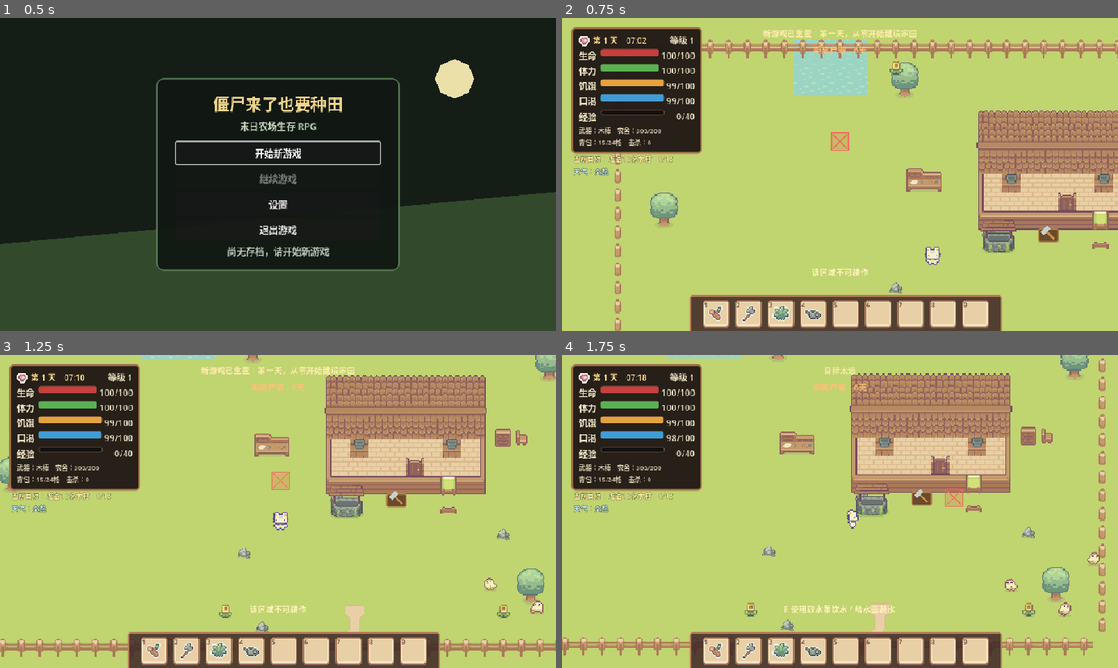
Above: before the commit, frames 1-4 (two rows, left to right).
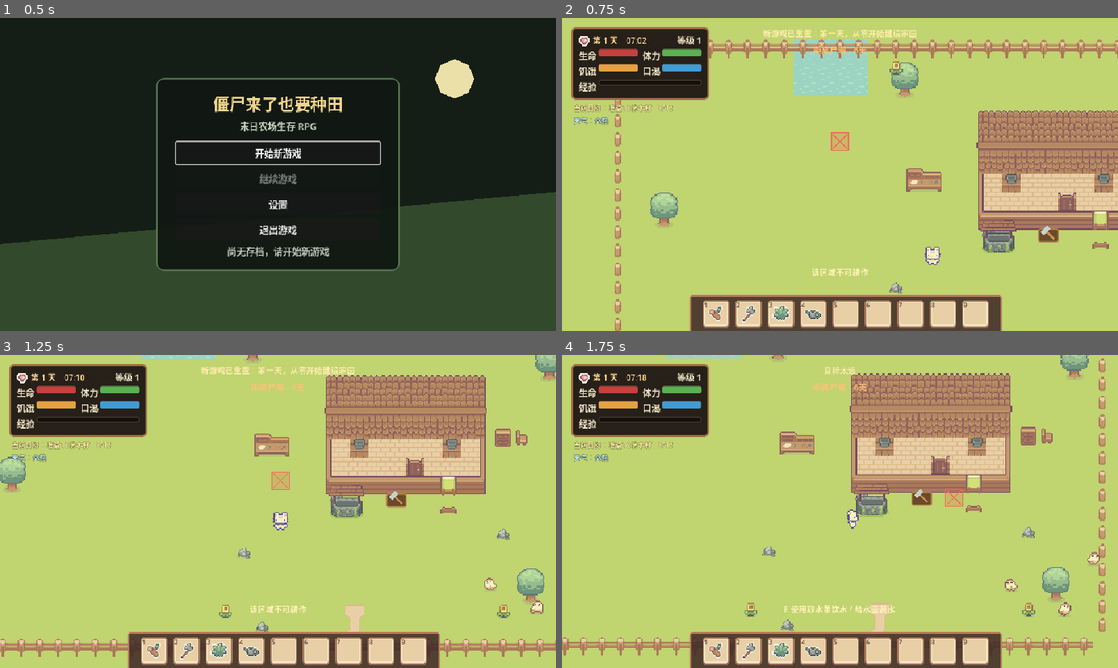
Above: after the commit, the same moments.

Repository: fanfanhappy/zombie-farm-survival
Game: Godot game, scene res://scenes/ui/main_menu.tscn
The game is run twice, just before and just after one commit, with the same random seed, the same clock (stepped at 60 frames per second) and the same inputs.
Inputs (mouse positions are in pixels of both pictures, inside the frame that each line leads up to):
- Up to frame 1 (0.5 s): no input
- Up to frame 2 (0.75 s): click "开始新游戏" at 0.5 s
- Up to frame 3 (1.25 s): no input
- Up to frame 4 (1.75 s): move the mouse to (962, 495) at 1.27 s; hold D (move_right) from 1.28 s (still down); hold X (dismantle_structure) from 1.28 s (still down); click (962, 495) at 1.42 s

Frame 1 is identical in both runs. In frame 2, 6.4% of the frame differs, in the area x 1-27%, y 2-51%; in frame 3, 6.4%; in frame 4, 6.5%.

Commit message:
重构人物状态HUD为紧凑网格

Diff:
--- a/scenes/ui/character_status_hud.tscn
+++ b/scenes/ui/character_status_hud.tscn
@@ -58,8 +58,8 @@
 [node name="StatusPanel" type="PanelContainer" unique_id=292946947]
 offset_left = 16.0
 offset_top = 16.0
-offset_right = 242.0
-offset_bottom = 209.0
+offset_right = 248.0
+offset_bottom = 136.0
 theme = ExtResource("2_theme")
 theme_override_font_sizes/font_size = 12
 script = ExtResource("1_script")
@@ -100,19 +100,22 @@
 horizontal_alignment = 2
 vertical_alignment = 1
 
-[node name="Bars" type="VBoxContainer" parent="Margin/Content" unique_id=1803847853]
+[node name="Vitals" type="GridContainer" parent="Margin/Content" unique_id=1803847853]
 layout_mode = 2
-theme_override_constants/separation = 3
+theme_override_constants/h_separation = 8
+theme_override_constants/v_separation = 3
+columns = 2
 
-[node name="Health" type="HBoxContainer" parent="Margin/Content/Bars" unique_id=537091516]
+[node name="Health" type="HBoxContainer" parent="Margin/Content/Vitals" unique_id=537091516]
+custom_minimum_size = Vector2(102, 0)
 layout_mode = 2
 
-[node name="Name" type="Label" parent="Margin/Content/Bars/Health" unique_id=1288137192]
-custom_minimum_size = Vector2(34, 0)
+[node name="Name" type="Label" parent="Margin/Content/Vitals/Health" unique_id=1288137192]
+custom_minimum_size = Vector2(28, 0)
 layout_mode = 2
 text = "生命"
 
-[node name="Bar" type="ProgressBar" parent="Margin/Content/Bars/Health" unique_id=386934289]
+[node name="Bar" type="ProgressBar" parent="Margin/Content/Vitals/Health" unique_id=386934289]
 custom_minimum_size = Vector2(0, 12)
 layout_mode = 2
 size_flags_horizontal = 3
@@ -120,21 +123,16 @@
 theme_override_styles/fill = SubResource("StyleBox_health")
 show_percentage = false
 
-[node name="Value" type="Label" parent="Margin/Content/Bars/Health" unique_id=285997568]
-custom_minimum_size = Vector2(48, 0)
-layout_mode = 2
-text = "100/100"
-horizontal_alignment = 2
-
-[node name="Stamina" type="HBoxContainer" parent="Margin/Content/Bars" unique_id=211288611]
+[node name="Stamina" type="HBoxContainer" parent="Margin/Content/Vitals" unique_id=211288611]
+custom_minimum_size = Vector2(102, 0)
 layout_mode = 2
 
-[node name="Name" type="Label" parent="Margin/Content/Bars/Stamina" unique_id=628491630]
-custom_minimum_size = Vector2(34, 0)
+[node name="Name" type="Label" parent="Margin/Content/Vitals/Stamina" unique_id=628491630]
+custom_minimum_size = Vector2(28, 0)
 layout_mode = 2
 text = "体力"
 
-[node name="Bar" type="ProgressBar" parent="Margin/Content/Bars/Stamina" unique_id=42476406]
+[node name="Bar" type="ProgressBar" parent="Margin/Content/Vitals/Stamina" unique_id=42476406]
 custom_minimum_size = Vector2(0, 12)
 layout_mode = 2
 size_flags_horizontal = 3
@@ -142,21 +140,16 @@
 theme_override_styles/fill = SubResource("StyleBox_stamina")
 show_percentage = false
 
-[node name="Value" type="Label" parent="Margin/Content/Bars/Stamina" unique_id=1971498746]
-custom_minimum_size = Vector2(48, 0)
-layout_mode = 2
-text = "100/100"
-horizontal_alignment = 2
-
-[node name="Hunger" type="HBoxContainer" parent="Margin/Content/Bars" unique_id=4039336]
+[node name="Hunger" type="HBoxContainer" parent="Margin/Content/Vitals" unique_id=4039336]
+custom_minimum_size = Vector2(102, 0)
 layout_mode = 2
 
-[node name="Name" type="Label" parent="Margin/Content/Bars/Hunger" unique_id=1802349439]
-custom_minimum_size = Vector2(34, 0)
+[node name="Name" type="Label" parent="Margin/Content/Vitals/Hunger" unique_id=1802349439]
+custom_minimum_size = Vector2(28, 0)
 layout_mode = 2
 text = "饥饿"
 
-[node name="Bar" type="ProgressBar" parent="Margin/Content/Bars/Hunger" unique_id=64678331]
+[node name="Bar" type="ProgressBar" parent="Margin/Content/Vitals/Hunger" unique_id=64678331]
 custom_minimum_size = Vector2(0, 12)
 layout_mode = 2
 size_flags_horizontal = 3
@@ -164,21 +157,16 @@
 theme_override_styles/fill = SubResource("StyleBox_hunger")
 show_percentage = false
 
-[node name="Value" type="Label" parent="Margin/Content/Bars/Hunger" unique_id=2038865756]
-custom_minimum_size = Vector2(48, 0)
-layout_mode = 2
-text = "100/100"
-horizontal_alignment = 2
-
-[node name="Thirst" type="HBoxContainer" parent="Margin/Content/Bars" unique_id=2131772635]
+[node name="Thirst" type="HBoxContainer" parent="Margin/Content/Vitals" unique_id=2131772635]
+custom_minimum_size = Vector2(102, 0)
 layout_mode = 2
 
-[node name="Name" type="Label" parent="Margin/Content/Bars/Thirst" unique_id=1561238687]
-custom_minimum_size = Vector2(34, 0)
+[node name="Name" type="Label" parent="Margin/Content/Vitals/Thirst" unique_id=1561238687]
+custom_minimum_size = Vector2(28, 0)
 layout_mode = 2
 text = "口渴"
 
-[node name="Bar" type="ProgressBar" parent="Margin/Content/Bars/Thirst" unique_id=17536092]
+[node name="Bar" type="ProgressBar" parent="Margin/Content/Vitals/Thirst" unique_id=17536092]
 custom_minimum_size = Vector2(0, 12)
 layout_mode = 2
 size_flags_horizontal = 3
@@ -186,17 +174,11 @@
 theme_override_styles/fill = SubResource("StyleBox_thirst")
 show_percentage = false
 
-[node name="Value" type="Label" parent="Margin/Content/Bars/Thirst" unique_id=1905807441]
-custom_minimum_size = Vector2(48, 0)
-layout_mode = 2
-text = "100/100"
-horizontal_alignment = 2
-
 [node name="Experience" type="HBoxContainer" parent="Margin/Content" unique_id=1616432518]
 layout_mode = 2
 
 [node name="Name" type="Label" parent="Margin/Content/Experience" unique_id=687554246]
-custom_minimum_size = Vector2(34, 0)
+custom_minimum_size = Vector2(28, 0)
 layout_mode = 2
 text = "经验"
 
@@ -208,27 +190,9 @@
 theme_override_styles/fill = SubResource("StyleBox_experience")
 show_percentage = false
 
-[node name="Value" type="Label" parent="Margin/Content/Experience" unique_id=1575241317]
-custom_minimum_size = Vector2(48, 0)
-layout_mode = 2
-text = "0/40"
-horizontal_alignment = 2
-
-[node name="Equipment" type="Label" parent="Margin/Content" unique_id=1117543340]
-layout_mode = 2
-theme_override_colors/font_color = Color(0.82, 0.77, 0.66, 1)
-theme_override_font_sizes/font_size = 11
-text = "武器：木棒　农舍：300/300
-背包：0/24格　击杀：0"
-
-[node name="Warning" type="Label" parent="Margin/Content" unique_id=1182675202]
+[node name="Context" type="Label" parent="Margin/Content/Header" unique_id=1182675202]
 visible = false
 layout_mode = 2
-theme_override_colors/font_color = Color(1, 0.39, 0.3, 1)
-text = "警告"
-
-[node name="Buff" type="Label" parent="Margin/Content" unique_id=1686105565]
-visible = false
-layout_mode = 2
-theme_override_colors/font_color = Color(0.56, 0.87, 0.55, 1)
-text = "增益"
+theme_override_colors/font_color = Color(1, 0.64, 0.38, 1)
+theme_override_font_sizes/font_size = 10
+text = "状态"
--- a/scenes/ui/game_hud.tscn
+++ b/scenes/ui/game_hud.tscn
@@ -59,9 +59,9 @@
 
 [node name="ObjectiveStatus" type="Label" parent="."]
 offset_left = 20.0
-offset_top = 232.0
+offset_top = 144.0
 offset_right = 280.0
-offset_bottom = 254.0
+offset_bottom = 166.0
 theme_override_colors/font_color = Color(1, 0.91, 0.62, 1)
 theme_override_colors/font_outline_color = Color(0.08, 0.1, 0.09, 0.9)
 theme_override_constants/outline_size = 2
@@ -71,9 +71,9 @@
 
 [node name="WeatherStatus" type="Label" parent="."]
 offset_left = 20.0
-offset_top = 256.0
+offset_top = 168.0
 offset_right = 240.0
-offset_bottom = 278.0
+offset_bottom = 190.0
 theme_override_colors/font_color = Color(0.72, 0.88, 0.94, 1)
 theme_override_constants/outline_size = 2
 theme_override_font_sizes/font_size = 12
--- a/scripts/ui/character_status_hud.gd
+++ b/scripts/ui/character_status_hud.gd
@@ -3,19 +3,12 @@
 
 @onready var day_time_label: Label = $Margin/Content/Header/DayTime
 @onready var level_label: Label = $Margin/Content/Header/Level
-@onready var health_bar: ProgressBar = $Margin/Content/Bars/Health/Bar
-@onready var health_value: Label = $Margin/Content/Bars/Health/Value
-@onready var stamina_bar: ProgressBar = $Margin/Content/Bars/Stamina/Bar
-@onready var stamina_value: Label = $Margin/Content/Bars/Stamina/Value
-@onready var hunger_bar: ProgressBar = $Margin/Content/Bars/Hunger/Bar
-@onready var hunger_value: Label = $Margin/Content/Bars/Hunger/Value
-@onready var thirst_bar: ProgressBar = $Margin/Content/Bars/Thirst/Bar
-@onready var thirst_value: Label = $Margin/Content/Bars/Thirst/Value
+@onready var health_bar: ProgressBar = $Margin/Content/Vitals/Health/Bar
+@onready var stamina_bar: ProgressBar = $Margin/Content/Vitals/Stamina/Bar
+@onready var hunger_bar: ProgressBar = $Margin/Content/Vitals/Hunger/Bar
+@onready var thirst_bar: ProgressBar = $Margin/Content/Vitals/Thirst/Bar
 @onready var experience_bar: ProgressBar = $Margin/Content/Experience/Bar
-@onready var experience_value: Label = $Margin/Content/Experience/Value
-@onready var equipment_label: Label = $Margin/Content/Equipment
-@onready var warning_label: Label = $Margin/Content/Warning
-@onready var buff_label: Label = $Margin/Content/Buff
+@onready var context_label: Label = $Margin/Content/Header/Context
 
 
 func update_from_game(game: Node) -> void:
@@ -23,31 +16,25 @@
 	var total_minutes := int(game.day_progress * 1440.0)
 	day_time_label.text = "第 %d 天　%02d:%02d" % [game.day, total_minutes / 60, total_minutes % 60]
 	level_label.text = "等级 %d" % player.level
-	_set_bar(health_bar, health_value, player.health, player.max_health)
-	_set_bar(stamina_bar, stamina_value, player.stamina, player.max_stamina)
-	_set_bar(hunger_bar, hunger_value, player.hunger, player.max_hunger)
-	_set_bar(thirst_bar, thirst_value, player.thirst, player.max_thirst)
-	_set_bar(experience_bar, experience_value, player.experience, player.get_next_level_experience())
-	var home_health := int(game.homestead.health) if is_instance_valid(game.homestead) else 0
-	var home_max := int(game.homestead.max_health) if is_instance_valid(game.homestead) else 0
-	equipment_label.text = "武器：%s　农舍：%d/%d\n背包：%d/%d格　击杀：%d" % [player.equipped_weapon, home_health, home_max, game.inventory.get_used_slots(), game.inventory.slot_capacity, game.kills]
-	var warnings: Array[String] = []
+	_set_bar(health_bar, player.health, player.max_health)
+	_set_bar(stamina_bar, player.stamina, player.max_stamina)
+	_set_bar(hunger_bar, player.hunger, player.max_hunger)
+	_set_bar(thirst_bar, player.thirst, player.max_thirst)
+	_set_bar(experience_bar, player.experience, player.get_next_level_experience())
+	var context_parts: Array[String] = []
 	if player.hunger <= 20.0:
-		warnings.append("非常饥饿")
+		context_parts.append("饥饿")
 	if player.thirst <= 20.0:
-		warnings.append("严重口渴")
-	warning_label.visible = not warnings.is_empty()
-	warning_label.text = "警告：%s" % " / ".join(warnings)
-	var buffs: Array[String] = []
+		context_parts.append("口渴")
 	if player.well_fed_time > 0.0:
-		buffs.append("饱餐 %d秒" % int(ceil(player.well_fed_time)))
+		context_parts.append("饱餐 %d秒" % int(ceil(player.well_fed_time)))
 	if game.get_active_tool_type() == "watering_can":
-		buffs.append("水壶 %d/%d" % [game.watering_can_water, game.WATERING_CAN_CAPACITY])
-	buff_label.visible = not buffs.is_empty()
-	buff_label.text = "　".join(buffs)
+		context_parts.append("水壶 %d/%d" % [game.watering_can_water, game.WATERING_CAN_CAPACITY])
+	context_label.visible = not context_parts.is_empty()
+	context_label.text = "　".join(context_parts)
 
 
-func _set_bar(bar: ProgressBar, value_label: Label, current: float, maximum: float) -> void:
+func _set_bar(bar: ProgressBar, current: float, maximum: float) -> void:
 	bar.max_value = maximum
 	bar.value = current
-	value_label.text = "%d/%d" % [int(current), int(maximum)]
+	bar.tooltip_text = "%d / %d" % [int(current), int(maximum)]
--- a/tests/architecture_phase2_test.gd
+++ b/tests/architecture_phase2_test.gd
@@ -96,7 +96,10 @@
 	assert(objective_status != null)
 	assert(objective_status.get_theme_font_size("font_size") <= 12)
 	var status_panel := game.get_node("UI/HUD/StatusPanel") as Control
-	assert(status_panel.size.x <= 240.0 and status_panel.size.y <= 212.0, "状态面板实际尺寸：%s" % status_panel.size)
+	assert(status_panel.size.x <= 240.0 and status_panel.size.y <= 130.0, "状态面板实际尺寸：%s" % status_panel.size)
+	assert(game.get_node("UI/HUD/StatusPanel/Margin/Content/Vitals") is GridContainer)
+	assert(game.get_node("UI/HUD/StatusPanel/Margin/Content/Header/Context") is Label)
+	assert(not game.has_node("UI/HUD/StatusPanel/Margin/Content/Equipment"))
 	assert(status_panel.get_global_rect().end.y + 2.0 <= objective_status.get_global_rect().position.y)
 	assert(game.get_node("UI/InventoryUI") is InventoryUI)
 	assert(game.get_node("UI/InventoryUI/HotbarPanel") is PanelContainer)
Not shown, changed: scenes/ui/README.md
